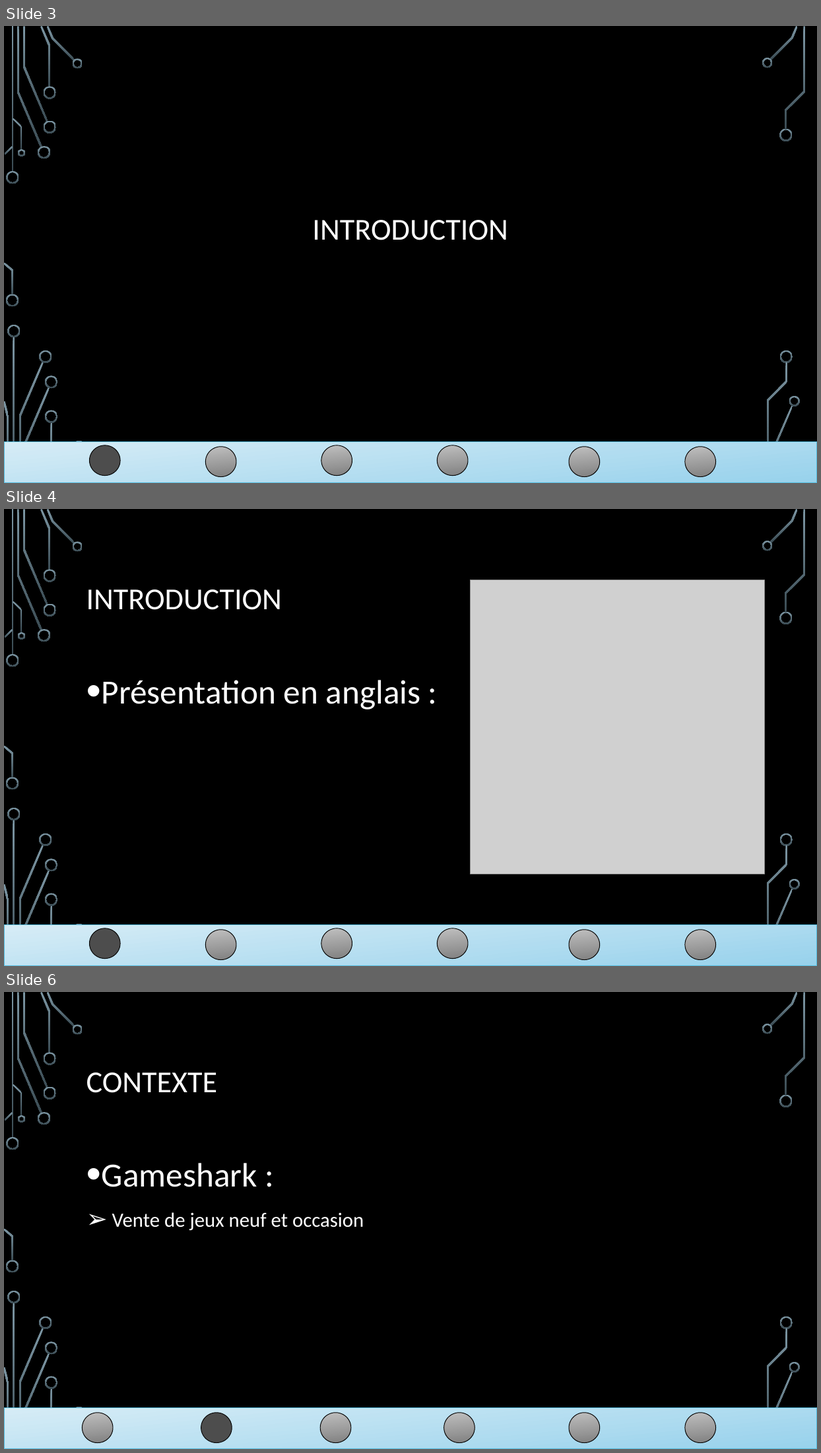
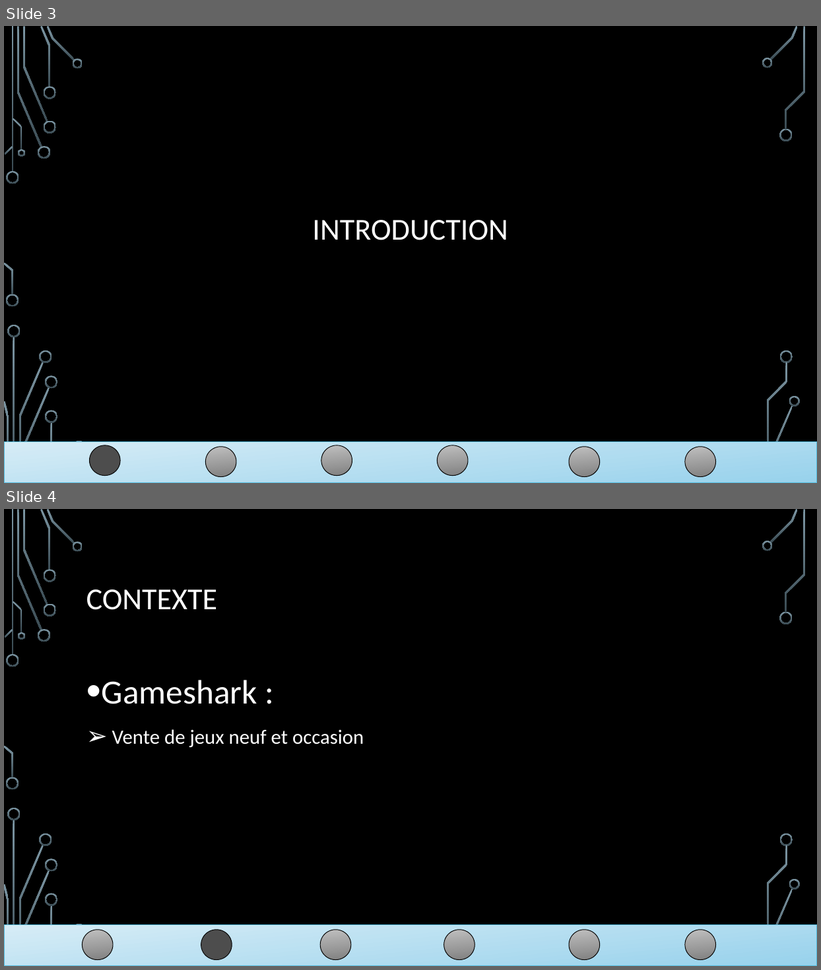
Before and after one commit to linh1902/gameshark, a slide deck: doc/ppt_gameshark.pptx. Shown one above the other, each under a label of ours: slides 3, 4 and 6 before the commit, slides 3 and 4 after it; the slides between them are not shown. The pictures are 821x1453 and 821x970 pixels, drawn with LibreOffice and Linux fonts; fonts in the diff are those of the drawing; grey boxes stand for pictures; background and template pictures are left out. Boxes give left, top, right and bottom in pixels: in the first picture for what was removed or moved away, otherwise in the second. Text is boxed around its words. In the diff, an @@ line names an element or a change of style, - is before the commit and + after.

```diff
--- a/doc/ppt_gameshark.pptx
+++ b/doc/ppt_gameshark.pptx
@@ slide 4 removed at (4,509,817,966), background picture (left out); not listed: 36 template elements that a slide beside it also shows @@
@@ picture removed at (471,580,765,875) @@
@@ title removed at (86,590,282,610) @@
-INTRODUCTION
@@ text removed at (102,680,421,710) @@
-• Présentation en anglais :
@@ rectangle removed at (4,925,817,966) @@
@@ ellipse removed at (89,929,120,959) @@
@@ ellipse removed at (206,930,236,960) @@
@@ ellipse removed at (321,929,352,959) @@
@@ ellipse removed at (437,929,467,959) @@
@@ ellipse removed at (569,930,599,960) @@
@@ ellipse removed at (685,930,716,960) @@
@@ what was slide 6 is now slide 4 @@
```
Also in this commit, not shown: 12 slides changed, 1 other slide removed, 6 other files.
